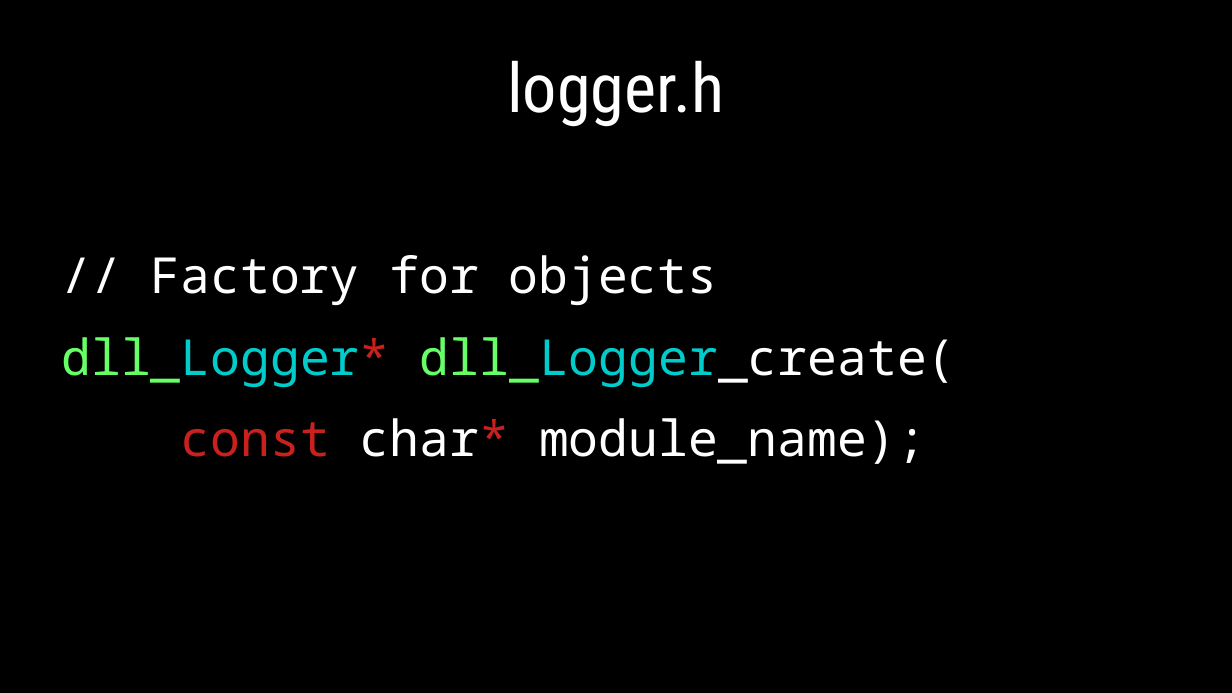
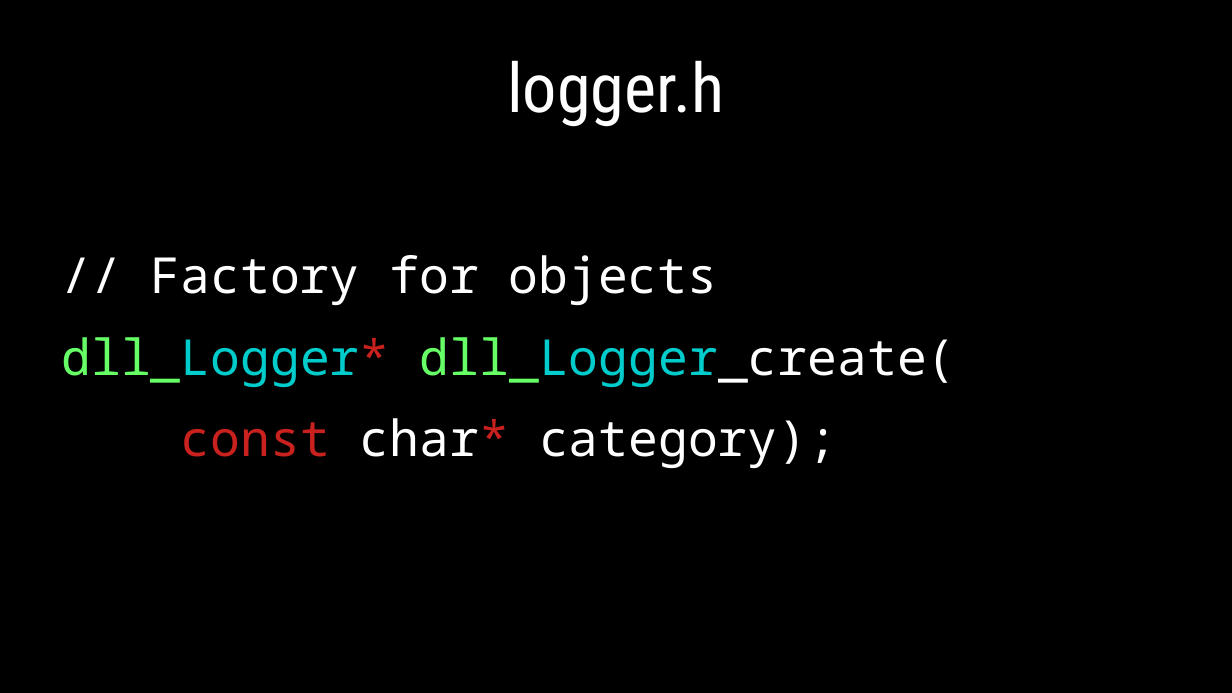
Before and after one commit to dllaurence/youngmanandc, a slide deck: slide 14 of 2020-youngmanandthec-scale.odp. Drawn at 1232x693 pixels with LibreOffice and Linux fonts; fonts in the diff are those of the drawing. Boxes give left, top, right and bottom in pixels: in the first picture for what was removed or moved away, otherwise in the second. Text is boxed around its words. In the diff, an @@ line names an element or a change of style, - is before the commit and + after.

```diff
--- a/2020-youngmanandthec-scale.odp
+++ b/2020-youngmanandthec-scale.odp
@@ text at box(181, 418, 837, 468): text changed @@
-const char* module_name);
+const char* category);
```
Also in this commit, not shown: 4 other slides changed.
